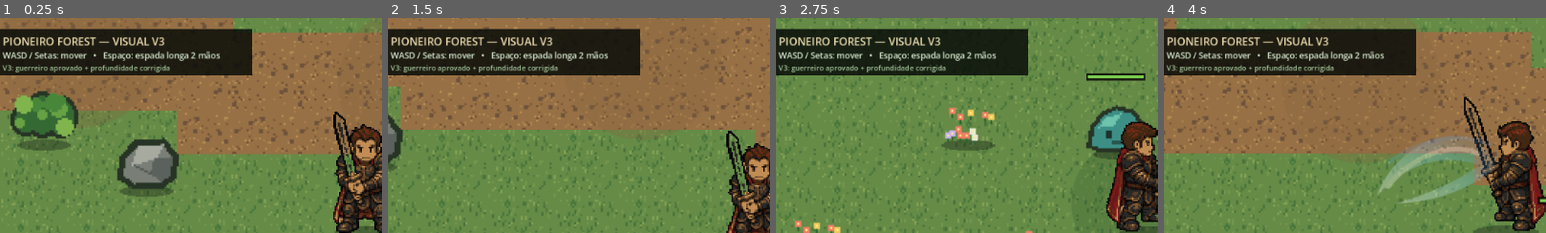
Above: before the commit, frames 1-4 (left to right).
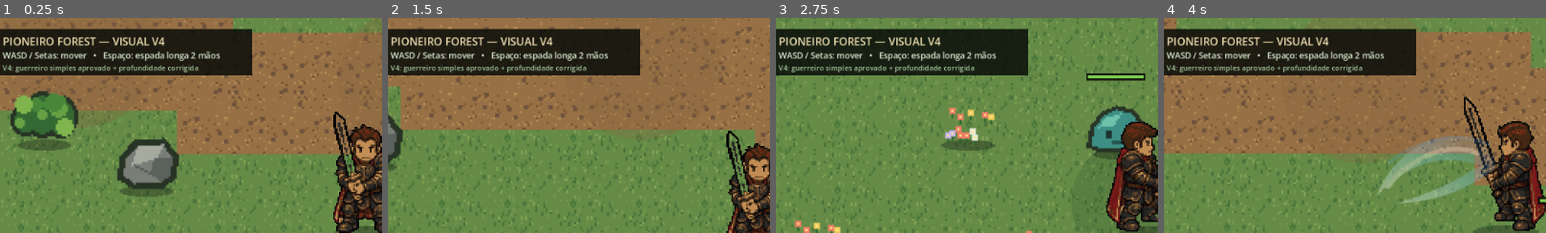
Above: after the commit, the same moments.

Repository: PIONEIRO/PioneiroForestPrototype
Game: Godot game, scene res://scenes/forest_test.tscn
Same seed, same stepped clock (60 frames per second), same inputs: the game is played once before the commit and once after it.
Inputs:
- Up to frame 1 (0.25 s): no input
- Up to frame 2 (1.5 s): hold Right (ui_right) 0.53-1.28 s; tap Space at 0.77 s; hold Down (ui_down) from 1.28 s (still down)
- Up to frame 3 (2.75 s): tap Space at 1.52 s; release Down (ui_down) at 2.03 s; hold Right (ui_right) from 2.03 s (still down)
- Up to frame 4 (4 s): release Right (ui_right) at 2.78 s; hold Up (ui_up) 2.78-3.53 s; tap Space at 3.02, 3.77 s; hold Left (ui_left) from 3.53 s (still down)
The pictures show only the part of the screen within x 2-52%, y 0-50%; the shares and areas given below are measured in that part.

The runs differ from the first frame. In frame 1, 0.6% of the frame differs, in the area x 2-52%, y 8-26%; in frame 2, 0.6%; in frame 3, 0.6%; in frame 4, 0.6%.

Commit message:
chore: label forest playtest as V4 approved warrior

Diff:
--- a/scripts/forest_test.gd
+++ b/scripts/forest_test.gd
@@ -67,7 +67,7 @@
 	_spawn_player()
 	_spawn_monsters()
 	_build_hud()
-	print("FOREST_VISUAL_PROTOTYPE_V3_READY")
+	print("FOREST_VISUAL_PROTOTYPE_V4_READY")
 
 func _draw() -> void:
 	draw_texture_rect(GRASS_TEXTURE, Rect2(-980, -700, 1960, 1400), true)
@@ -185,7 +185,7 @@
 	_hud.add_child(panel)
 
 	var title := Label.new()
-	title.text = "PIONEIRO FOREST — VISUAL V3"
+	title.text = "PIONEIRO FOREST — VISUAL V4"
 	title.position = Vector2(30,26)
 	title.add_theme_font_size_override("font_size", 18)
 	title.add_theme_color_override("font_color", Color("#f2e2b4"))
@@ -199,7 +199,7 @@
 	_hud.add_child(controls)
 
 	var note := Label.new()
-	note.text = "V3: guerreiro aprovado + profundidade corrigida"
+	note.text = "V4: guerreiro simples aprovado + profundidade corrigida"
 	note.position = Vector2(30,75)
 	note.add_theme_font_size_override("font_size", 12)
 	note.add_theme_color_override("font_color", Color("#a9c9a0"))
